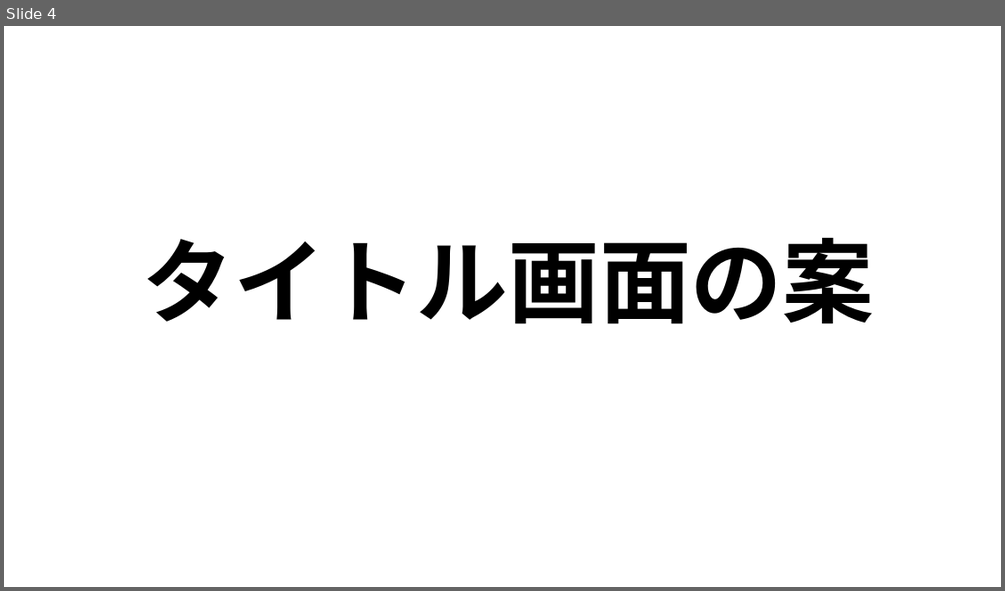
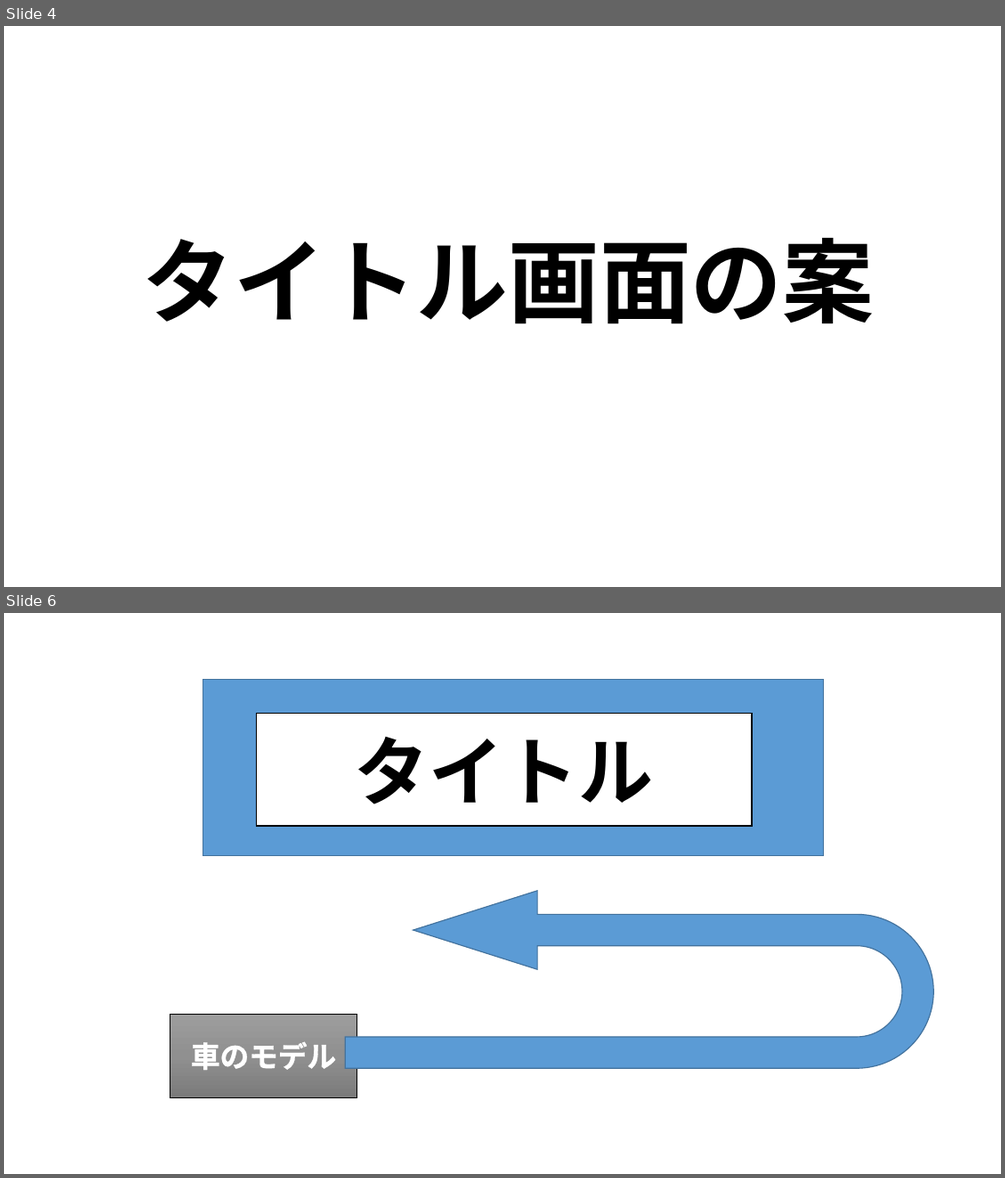
Before and after one commit to MizukiKato0416/sotsugyou_time_kato, a slide deck: 卒業制作_大元タイトル構成.pptx. Shown one above the other, each under a label of ours: slide 4 before the commit, slides 4 and 6 after it; the slides between them are not shown. The pictures are 1005x591 and 1005x1178 pixels, drawn with LibreOffice and Linux fonts; fonts in the diff are those of the drawing. Boxes give left, top, right and bottom in pixels: in the first picture for what was removed or moved away, otherwise in the second. Text is boxed around its words. In the diff, an @@ line names an element or a change of style, - is before the commit and + after.

```diff
--- a/卒業制作_大元タイトル構成.pptx
+++ b/卒業制作_大元タイトル構成.pptx
@@ slide 6 added at (4,613,1001,1174), background #FFFFFF @@
@@ rectangle added at (202,679,824,855), fill #5B9BD5, outline #43739E 1 pt @@
@@ rectangle added at (257,714,752,826), fill #FFFFFF, outline #000000 1 pt, 72 pt, text #000000, bold @@
+タイトル
@@ uturn arrow added at (345,891,933,1068), fill #5B9BD5, outline #43739E 1 pt @@
@@ rectangle added at (170,1013,357,1097), fill gradient #9D9D9D to #909090 to #7C7C7C, outline #000000 0.5 pt, 28 pt, text #FFFFFF, bold @@
+車のモデル
```
Also in this commit, not shown: 1 slide changed, 10 other slides added, 4 slides removed.
